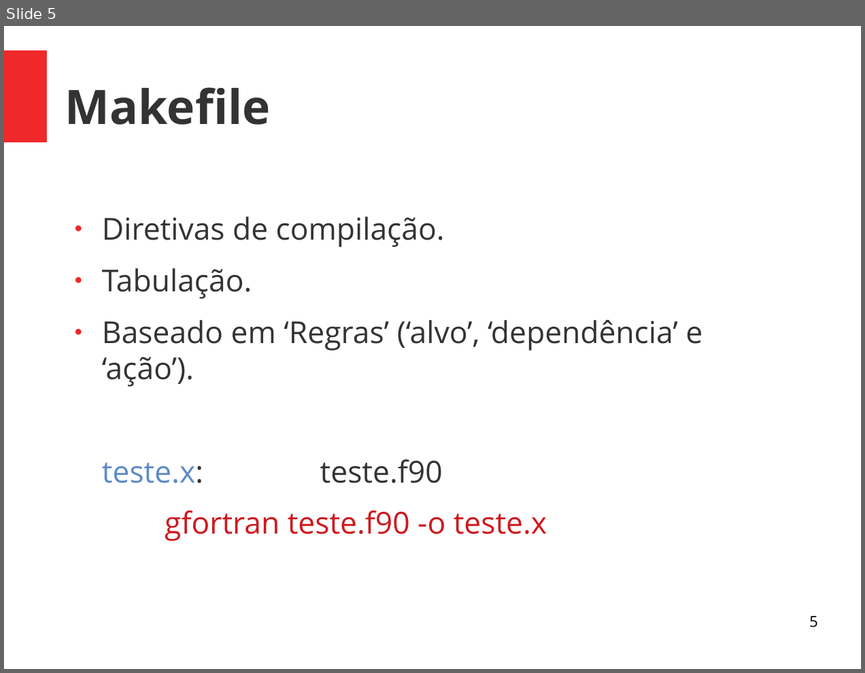
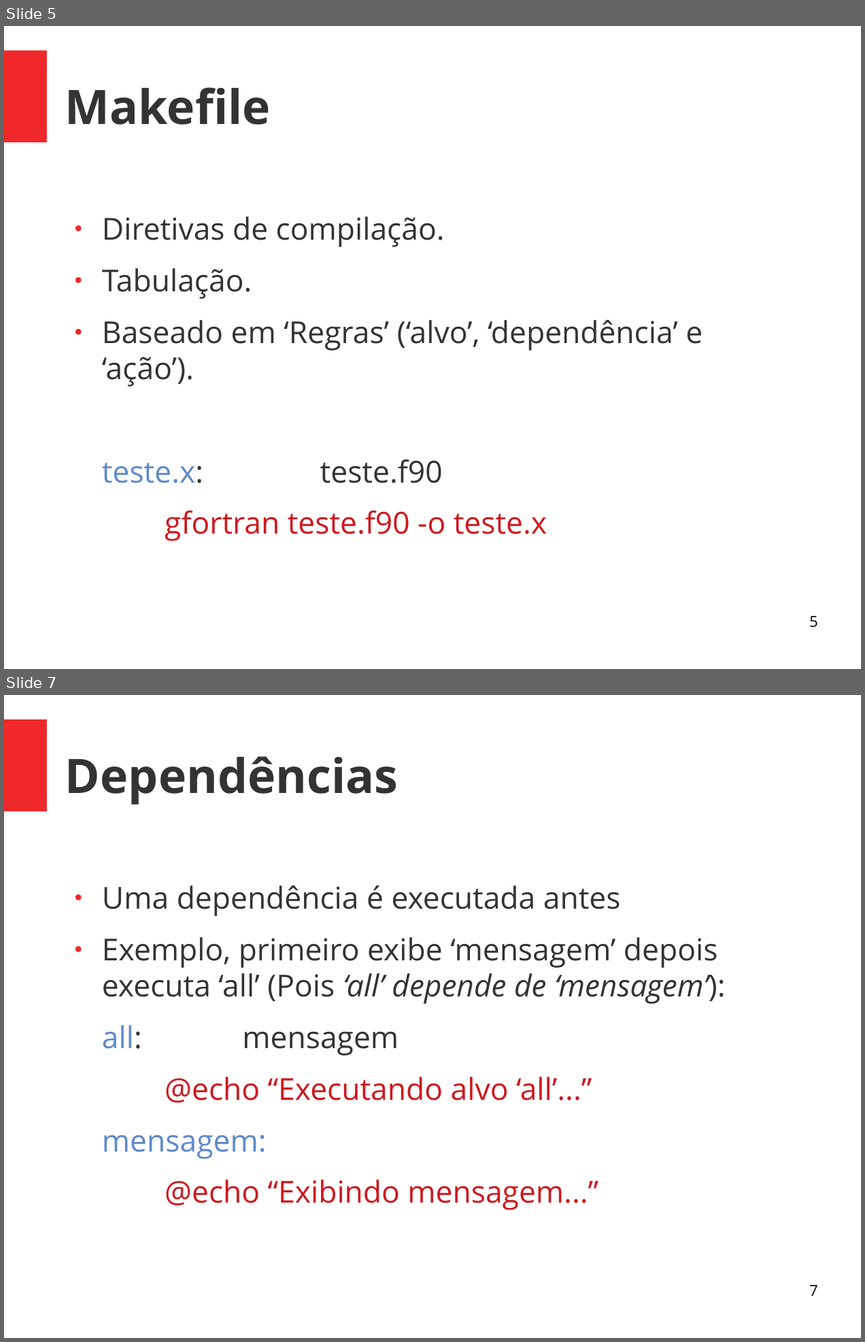
Before and after one commit to Geofisicando/curso-Makefile, a slide deck: slides/Apresentação_curso_Makefile.odp. Shown one above the other, each under a label of ours: slide 5 before the commit, slides 5 and 7 after it; the slides between them are not shown. The pictures are 865x673 and 865x1342 pixels, drawn with LibreOffice and Linux fonts; fonts in the diff are those of the drawing. Boxes give left, top, right and bottom in pixels: in the first picture for what was removed or moved away, otherwise in the second. Text is boxed around its words. In the diff, an @@ line names an element or a change of style, - is before the commit and + after.

```diff
--- a/slides/Apresentação_curso_Makefile.odp
+++ b/slides/Apresentação_curso_Makefile.odp
@@ slide 7 added at (4,695,861,1338), background #FFFFFF; not listed: 1 template element that a slide beside it also shows @@
@@ title added at (65,756,398,804), 44 pt, text #333333, bold @@
+Dependências
@@ text added at (102,885,725,1210), 28 pt, text #333333 @@
+● Uma dependência é executada antes
+● Exemplo, primeiro exibe ‘mensagem’ depois executa ‘all’ (Pois ‘all’ depende de ‘mensagem’):
+all: mensagem
+@echo “Executando alvo ‘all’...”
+mensagem:
+@echo “Exibindo mensagem...”
@@ page number added at (809,1285,818,1295), 14 pt, text #000000 @@
+7
```
Also in this commit, not shown: 1 slide changed, 1 other slide added, 1 slide removed, 1 other file.
